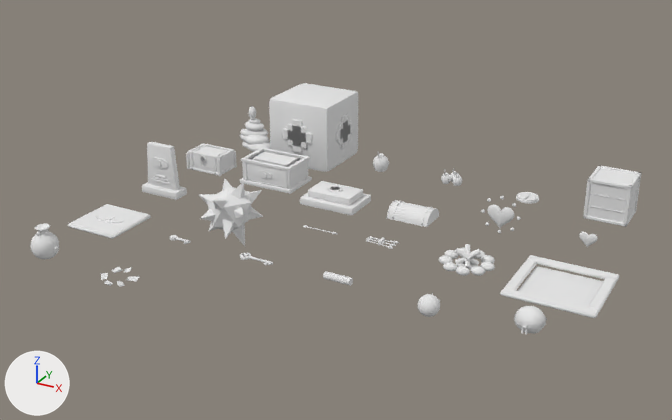
Two versions of the glTF model assets/epiphany/objetos.glb, one commit apart.
One viewpoint serves both versions: a 50 mm camera at (14.02, -20.67, 8.92) aimed at (4.77, -3.84, 0.5). The axes (+X, +Y, +Z) are drawn at lower left. The lights are the same throughout. The older version comes first.

Names of what the first picture shows: 'bloque_empujable', 'brujula', 'cajon', 'cofre', 'cofre_grande', 'cofre_grande_tapa', 'cofre_tapa', 'contenedor_corazon', 'estela', 'explosion', 'flecha', 'flechas_x5', 'fogata', 'interruptor_marco', 'interruptor_placa', 'llave_jefe', 'mapa', 'orbe', 'piedra_levantable', 'vasija', 'vasija_pedazos' and 5 more.
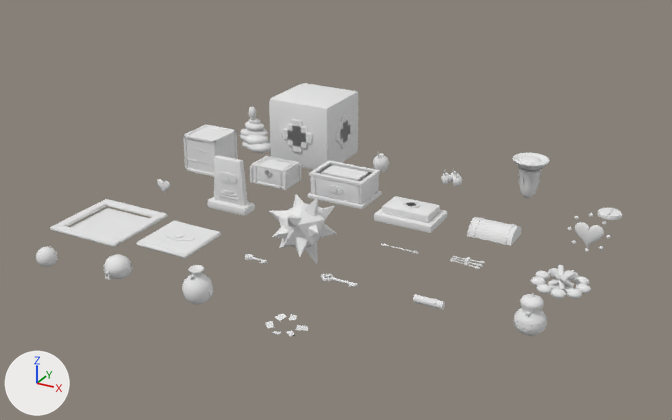
What differs and where, as boxes [x1, y1, x2, y2] in the pictures (672 x 420 px):
'interruptor_marco', moved
    before: [500, 255, 620, 318]
    after: [50, 199, 168, 247]
'cofre_grande', moved
    before: [240, 147, 312, 194]
    after: [307, 160, 382, 209]
'cajon', moved
    before: [583, 165, 641, 227]
    after: [183, 124, 238, 177]
'explosion', moved
    before: [199, 179, 263, 246]
    after: [269, 194, 337, 265]
'estela', moved
    before: [142, 142, 187, 200]
    after: [207, 155, 255, 216]
'interruptor_placa', moved
    before: [68, 204, 151, 239]
    after: [136, 221, 221, 258]
'cofre_grande_tapa', moved
    before: [300, 181, 371, 215]
    after: [374, 196, 448, 233]
'fogata', moved
    before: [439, 244, 495, 276]
    after: [530, 265, 591, 299]
'cofre_tapa', moved
    before: [386, 200, 439, 227]
    after: [467, 217, 521, 246]
'vasija', moved
    before: [31, 224, 59, 259]
    after: [182, 265, 213, 304]
'piedra_levantable', moved
    before: [514, 306, 547, 335]
    after: [103, 254, 132, 279]
'mate', added
    after: [513, 293, 547, 336]
'contenedor_corazon', moved
    before: [481, 196, 521, 233]
    after: [568, 213, 610, 252]
'brasero_quenoa', added
    after: [513, 153, 550, 199]
'orbe', moved
    before: [417, 293, 440, 317]
    after: [36, 246, 58, 267]
'mapa', moved
    before: [323, 271, 353, 286]
    after: [413, 294, 445, 310]
'vasija_pedazos', moved
    before: [101, 267, 139, 287]
    after: [266, 313, 308, 337]
'brujula', moved
    before: [516, 192, 539, 204]
    after: [597, 208, 622, 220]
'flechas_x5', moved
    before: [366, 236, 399, 249]
    after: [450, 256, 485, 269]
'llave_jefe', moved
    before: [239, 252, 273, 265]
    after: [321, 273, 358, 287]
'flecha', moved
    before: [303, 225, 338, 234]
    after: [381, 243, 419, 253]

What the commit changed:
Mesh me_mate is new.
It has 1161 vertices, 1462 faces and spans x -0.301..0.301, y -0.301..0.301, z 0.0..0.8.
It uses material mat_paleta (white #e7e7e7).
Mesh me_brasero_quenoa is new.
It has 293 vertices, 550 faces and spans x -0.44..0.44, y -0.44..0.44, z 0.045..1.089.
It uses material mat_paleta (white #e7e7e7).
Object 'brujula' (ob_brujula) moves from (8.0, 0.0, 0.0) to (10.0, 0.0, 0.0).
Object 'cajon' (ob_cajon) moves from (10.0, 0.0, 0.0) to (0.0, -2.0, 0.0).
Object 'cofre_grande' (ob_cofre_grande) moves from (2.0, -2.0, 0.0) to (4.0, -2.0, 0.0).
Object 'cofre_grande_tapa' (ob_cofre_grande_tapa) moves from (4.0, -2.0, 0.0) to (6.0, -2.0, 0.0).
Object 'cofre_tapa' (ob_cofre_tapa) moves from (6.0, -2.0, 0.0) to (8.0, -2.0, 0.0).
Object 'contenedor_corazon' (ob_contenedor_corazon) moves from (8.0, -2.0, 0.0) to (10.0, -2.0, 0.0).
Object 'estela' (ob_estela) moves from (0.0, -4.0, 0.0) to (2.0, -4.0, 0.0).
Object 'explosion' (ob_explosion) moves from (2.0, -4.0, 0.0) to (4.0, -4.0, 0.0).
Object 'flecha' (ob_flecha) moves from (4.0, -4.0, 0.0) to (6.0, -4.0, 0.0).
Object 'flechas_x5' (ob_flechas_x5) moves from (6.0, -4.0, 0.0) to (8.0, -4.0, 0.0).
Object 'fogata' (ob_fogata) moves from (8.0, -4.0, 0.0) to (10.0, -4.0, 0.0).
Object 'interruptor_marco' (ob_interruptor_marco) moves from (10.0, -4.0, 0.0) to (0.0, -6.0, 0.0).
Object 'interruptor_placa' (ob_interruptor_placa) moves from (0.0, -6.0, 0.0) to (2.0, -6.0, 0.0).
Object 'llave_jefe' (ob_llave_jefe) moves from (4.0, -6.0, 0.0) to (6.0, -6.0, 0.0).
Object 'mapa' (ob_mapa) moves from (6.0, -6.0, 0.0) to (8.0, -6.0, 0.0).
Object 'orbe' (ob_orbe) moves from (8.0, -6.0, 0.0) to (0.0, -8.0, 0.0).
Object 'piedra_levantable' (ob_piedra_levantable) moves from (10.0, -6.0, 0.0) to (2.0, -8.0, 0.0).
Object 'vasija' (ob_vasija) moves from (0.0, -8.0, 0.0) to (4.0, -8.0, 0.0).
Object 'vasija_pedazos' (ob_vasija_pedazos) moves from (2.0, -8.0, 0.0) to (6.0, -8.0, 0.0).
Object 'mate' (ob_mate) is new; it shows me_mate.
Its location is (10.0, -6.0, 0.0).
Object 'brasero_quenoa' (ob_brasero_quenoa) is new; it shows me_brasero_quenoa.
Its location is (8.0, 0.0, 0.0).
